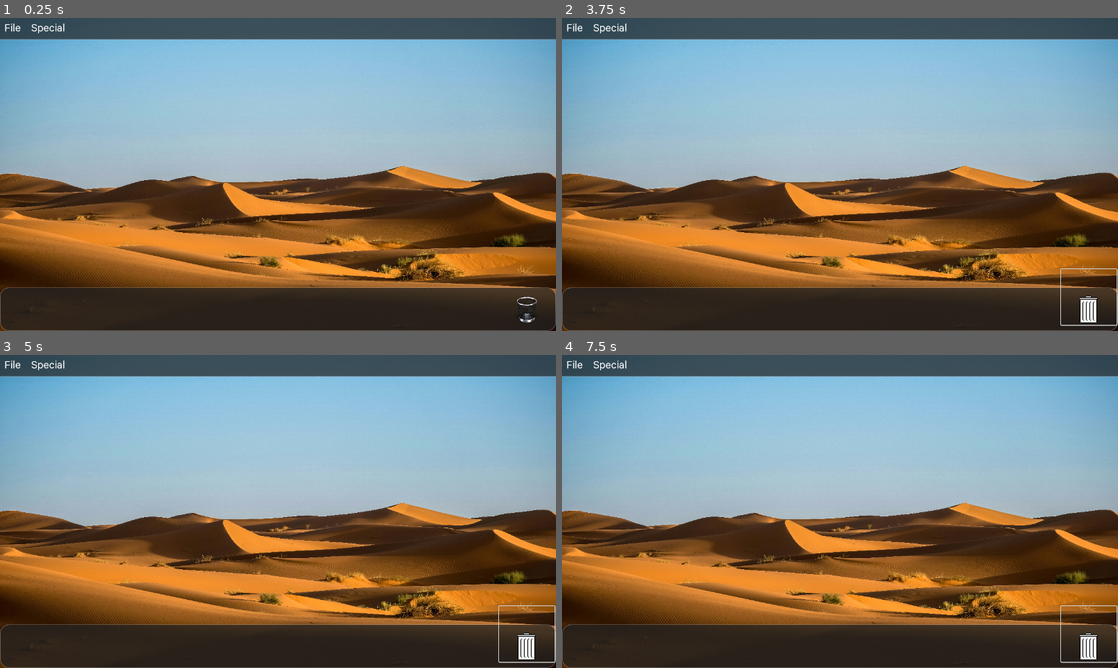
Above: before the commit, frames 1-4 (two rows, left to right).
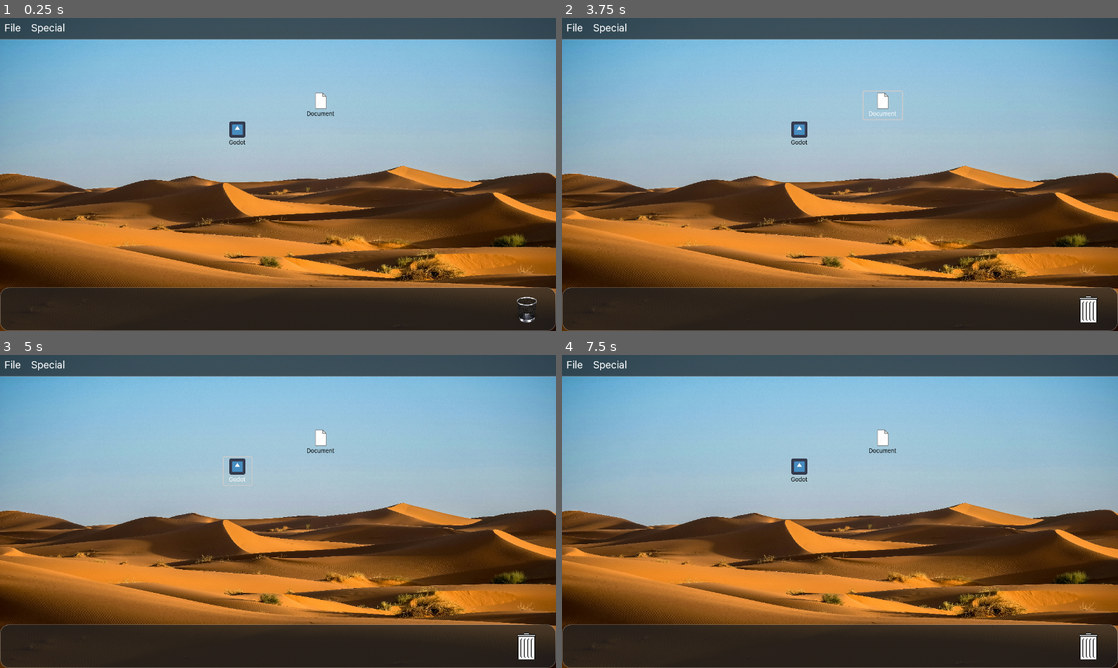
Above: after the commit, the same moments.

Repository: ee0pdt/gwj-78-erase
Game: Godot game, scene res://level/os3.tscn
Two runs of this game, one before a commit and one after it. Both use one fixed random seed, a clock stepped at 60 frames per second and the inputs below. The engine's default icon, where the game draws it, is replaced by a stand-in: a white triangle on a blue panel in a dark square.
Inputs (mouse positions are in pixels of both pictures, inside the frame that each line leads up to):
- Up to frame 1 (0.25 s): no input
- Up to frame 2 (3.75 s): click (884, 105) at 0.5 s, where only the run after the commit has a clickable "Document"; click (801, 133) at 1.25 s, where only the run after the commit has a clickable "Godot"; click (1090, 296) at 2 s; click (1090, 296) at 2.75 s; click (884, 105) at 3.5 s, where only the run after the commit has a clickable "Document"
- Up to frame 3 (5 s): click (239, 470) at 4.25 s, where only the run after the commit has a clickable "Godot"
- Up to frame 4 (7.5 s): click (1090, 633) at 5 s; click (884, 442) at 5.75 s, where only the run after the commit has a clickable "Document"; click (801, 470) at 6.5 s, where only the run after the commit has a clickable "Godot"; tap Enter at 7.25 s; drag from (840, 511) to (895, 442) at 7.27 s

The runs differ from the first frame. In frame 1, 0.3% of the frame differs, in the area x 41-61%, y 23-41%; in frame 2, 0.5%, in the area x 41-100%, y 23-99%; in frame 3, 0.5%; in frame 4, 0.5%.

Commit message:
Fixed infowindow

Diff:
--- a/empty_trash_dialog/empty_trash_dialog.tscn
+++ b/empty_trash_dialog/empty_trash_dialog.tscn
@@ -1,12 +1,9 @@
-[gd_scene load_steps=2 format=3 uid="uid://wyj22wjeccw6"]
-
-[ext_resource type="Theme" uid="uid://cmnrvs380oc6u" path="res://themes/os1_mono.tres" id="1_nvpd0"]
+[gd_scene format=3 uid="uid://wyj22wjeccw6"]
 
 [node name="EmptyTrashDialog" type="ConfirmationDialog"]
 auto_translate_mode = 1
 title = "Empty Trash"
 initial_position = 2
 size = Vector2i(462, 106)
-theme = ExtResource("1_nvpd0")
 dialog_text = "Are you sure you want to delete all the items in the trash? This cannot be undone."
 dialog_autowrap = true
--- /dev/null
+++ b/info_window/info_window.gd
@@ -0,0 +1,7 @@
+extends Window
+
+
+func set_info(file: FileSystemItem) -> void:
+	%FileName.text = file.text
+	%FileType.text = file.get_type()
+	%FileSize.text = str(file.file_size)
--- a/info_window/info_window.tscn
+++ b/info_window/info_window.tscn
@@ -1,4 +1,53 @@
-[gd_scene format=3 uid="uid://dpf8vobr127ok"]
+[gd_scene load_steps=2 format=3 uid="uid://dpf8vobr127ok"]
+
+[ext_resource type="Script" uid="uid://0p84gbbrqx2c" path="res://info_window/info_window.gd" id="1_ot72x"]
 
 [node name="InfoWindow" type="Window"]
 auto_translate_mode = 1
+script = ExtResource("1_ot72x")
+
+[node name="PanelContainer" type="PanelContainer" parent="."]
+anchors_preset = 15
+anchor_right = 1.0
+anchor_bottom = 1.0
+grow_horizontal = 2
+grow_vertical = 2
+
+[node name="VBoxContainer" type="VBoxContainer" parent="PanelContainer"]
+layout_mode = 2
+
+[node name="HBoxContainer" type="HBoxContainer" parent="PanelContainer/VBoxContainer"]
+layout_mode = 2
+
+[node name="Name" type="Label" parent="PanelContainer/VBoxContainer/HBoxContainer"]
+layout_mode = 2
+text = "Name:"
+
+[node name="FileName" type="Label" parent="PanelContainer/VBoxContainer/HBoxContainer"]
+unique_name_in_owner = true
+layout_mode = 2
+text = "Name:"
+
+[node name="HBoxContainer2" type="HBoxContainer" parent="PanelContainer/VBoxContainer"]
+layout_mode = 2
+
+[node name="Type" type="Label" parent="PanelContainer/VBoxContainer/HBoxContainer2"]
+layout_mode = 2
+text = "Type:"
+
+[node name="FileType" type="Label" parent="PanelContainer/VBoxContainer/HBoxContainer2"]
+unique_name_in_owner = true
+layout_mode = 2
+text = "Name:"
+
+[node name="HBoxContainer3" type="HBoxContainer" parent="PanelContainer/VBoxContainer"]
+layout_mode = 2
+
+[node name="Size" type="Label" parent="PanelContainer/VBoxContainer/HBoxContainer3"]
+layout_mode = 2
+text = "Size:"
+
+[node name="FileSize" type="Label" parent="PanelContainer/VBoxContainer/HBoxContainer3"]
+unique_name_in_owner = true
+layout_mode = 2
+text = "Name:"
--- a/level/level.gd
+++ b/level/level.gd
@@ -31,10 +31,7 @@
 
 	print("Getting info")
 
-	%FileName.text = currently_selected_item.text
-	%FileType.text = currently_selected_item.get_type()
-	%FileSize.text = str(currently_selected_item.file_size)
-
+	%InfoWindow.set_info(currently_selected_item)
 	%InfoWindow.show()
 
 
--- a/level/os3.tscn
+++ b/level/os3.tscn
@@ -1,10 +1,12 @@
-[gd_scene load_steps=15 format=3 uid="uid://c2ny0ej7ina0g"]
+[gd_scene load_steps=17 format=3 uid="uid://c2ny0ej7ina0g"]
 
 [ext_resource type="Theme" uid="uid://dj2vfsx2jdmu0" path="res://themes/os3.tres" id="1_tptyl"]
 [ext_resource type="Script" uid="uid://dffmsepw35cgc" path="res://level/level.gd" id="2_abgi6"]
 [ext_resource type="Script" uid="uid://pjn5egmtl16x" path="res://desktop/desktop.gd" id="3_abgi6"]
 [ext_resource type="Texture2D" uid="uid://drdspsddgy2c7" path="res://assets/images/francesco-ungaro-p3NOK6MhvKQ-unsplash.jpg" id="4_abgi6"]
 [ext_resource type="PackedScene" uid="uid://bepushbvyj688" path="res://file_system_items/trash/trash.tscn" id="4_aen5n"]
+[ext_resource type="PackedScene" uid="uid://d4c8dtd2jia1d" path="res://file_system_items/document/document.tscn" id="4_fjy5s"]
+[ext_resource type="PackedScene" uid="uid://dmf3a1es3sgi4" path="res://file_system_items/application/application.tscn" id="5_iqeg5"]
 [ext_resource type="Texture2D" uid="uid://bu23vc2x32mbs" path="res://assets/images/512-TrashIcon-macosx1.png" id="5_tptyl"]
 [ext_resource type="PackedScene" uid="uid://dpf8vobr127ok" path="res://info_window/info_window.tscn" id="6_a4knm"]
 [ext_resource type="PackedScene" uid="uid://jr15xa6g2paw" path="res://menu_bar/menu_bar.tscn" id="6_aen5n"]
@@ -86,8 +88,23 @@
 icon = ExtResource("5_tptyl")
 screen = NodePath("")
 
+[node name="Document" parent="Desktop" instance=ExtResource("4_fjy5s")]
+layout_mode = 0
+offset_left = 694.0
+offset_top = 169.0
+offset_right = 783.0
+offset_bottom = 233.0
+
+[node name="Application" parent="Desktop" instance=ExtResource("5_iqeg5")]
+layout_mode = 0
+offset_left = 515.0
+offset_top = 235.0
+offset_right = 579.0
+offset_bottom = 299.0
+
 [node name="MenuBar" parent="." instance=ExtResource("6_aen5n")]
 unique_name_in_owner = true
+layout_mode = 0
 offset_right = 160.0
 offset_bottom = 42.0
 
@@ -100,52 +117,6 @@
 content_scale_size = Vector2i(1280, 960)
 content_scale_mode = 2
 content_scale_aspect = 1
-
-[node name="PanelContainer" type="PanelContainer" parent="InfoWindow"]
-anchors_preset = 15
-anchor_right = 1.0
-anchor_bottom = 1.0
-grow_horizontal = 2
-grow_vertical = 2
-
-[node name="VBoxContainer" type="VBoxContainer" parent="InfoWindow/PanelContainer"]
-layout_mode = 2
-
-[node name="HBoxContainer" type="HBoxContainer" parent="InfoWindow/PanelContainer/VBoxContainer"]
-layout_mode = 2
-
-[node name="Name" type="Label" parent="InfoWindow/PanelContainer/VBoxContainer/HBoxContainer"]
-layout_mode = 2
-text = "Name:"
-
-[node name="FileName" type="Label" parent="InfoWindow/PanelContainer/VBoxContainer/HBoxContainer"]
-unique_name_in_owner = true
-layout_mode = 2
-text = "Name:"
-
-[node name="HBoxContainer2" type="HBoxContainer" parent="InfoWindow/PanelContainer/VBoxContainer"]
-layout_mode = 2
-
-[node name="Type" type="Label" parent="InfoWindow/PanelContainer/VBoxContainer/HBoxContainer2"]
-layout_mode = 2
-text = "Type:"
-
-[node name="FileType" type="Label" parent="InfoWindow/PanelContainer/VBoxContainer/HBoxContainer2"]
-unique_name_in_owner = true
-layout_mode = 2
-text = "Name:"
-
-[node name="HBoxContainer3" type="HBoxContainer" parent="InfoWindow/PanelContainer/VBoxContainer"]
-layout_mode = 2
-
-[node name="Size" type="Label" parent="InfoWindow/PanelContainer/VBoxContainer/HBoxContainer3"]
-layout_mode = 2
-text = "Size:"
-
-[node name="FileSize" type="Label" parent="InfoWindow/PanelContainer/VBoxContainer/HBoxContainer3"]
-unique_name_in_owner = true
-layout_mode = 2
-text = "Name:"
 
 [node name="EmptyTrashDialog" parent="." instance=ExtResource("7_t67gl")]
 unique_name_in_owner = true
@@ -166,3 +137,5 @@
 [connection signal="close_requested" from="InfoWindow" to="." method="_handle_close_info"]
 [connection signal="canceled" from="EmptyTrashDialog" to="." method="_cancel_empty_trash"]
 [connection signal="confirmed" from="EmptyTrashDialog" to="." method="_confirm_empty_trash"]
+
+[editable path="EmptyTrashDialog"]
Not shown, added: info_window/info_window.gd.uid
